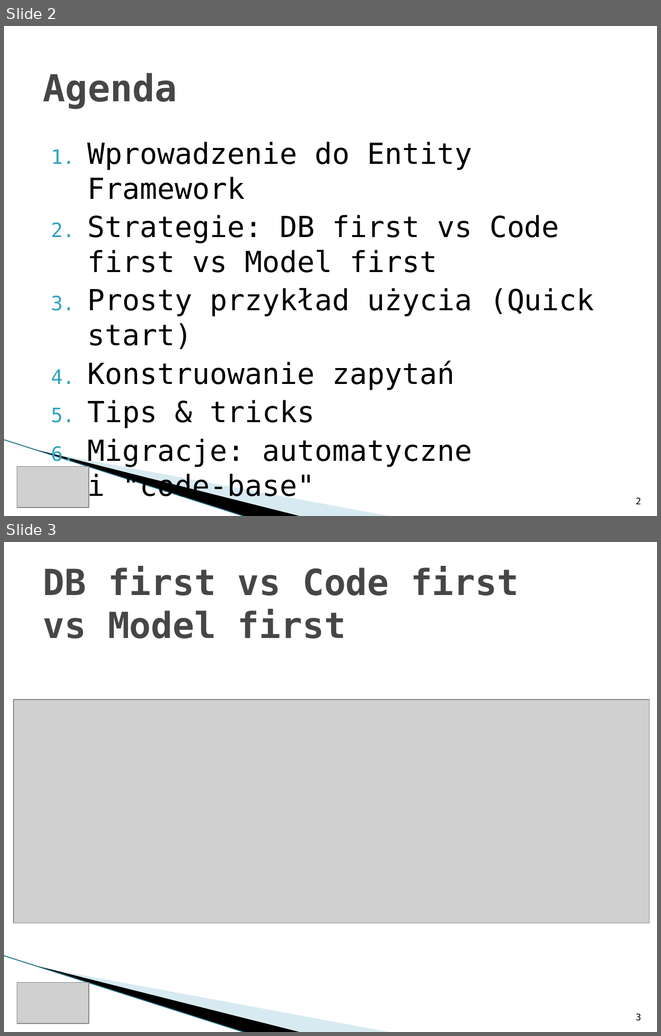
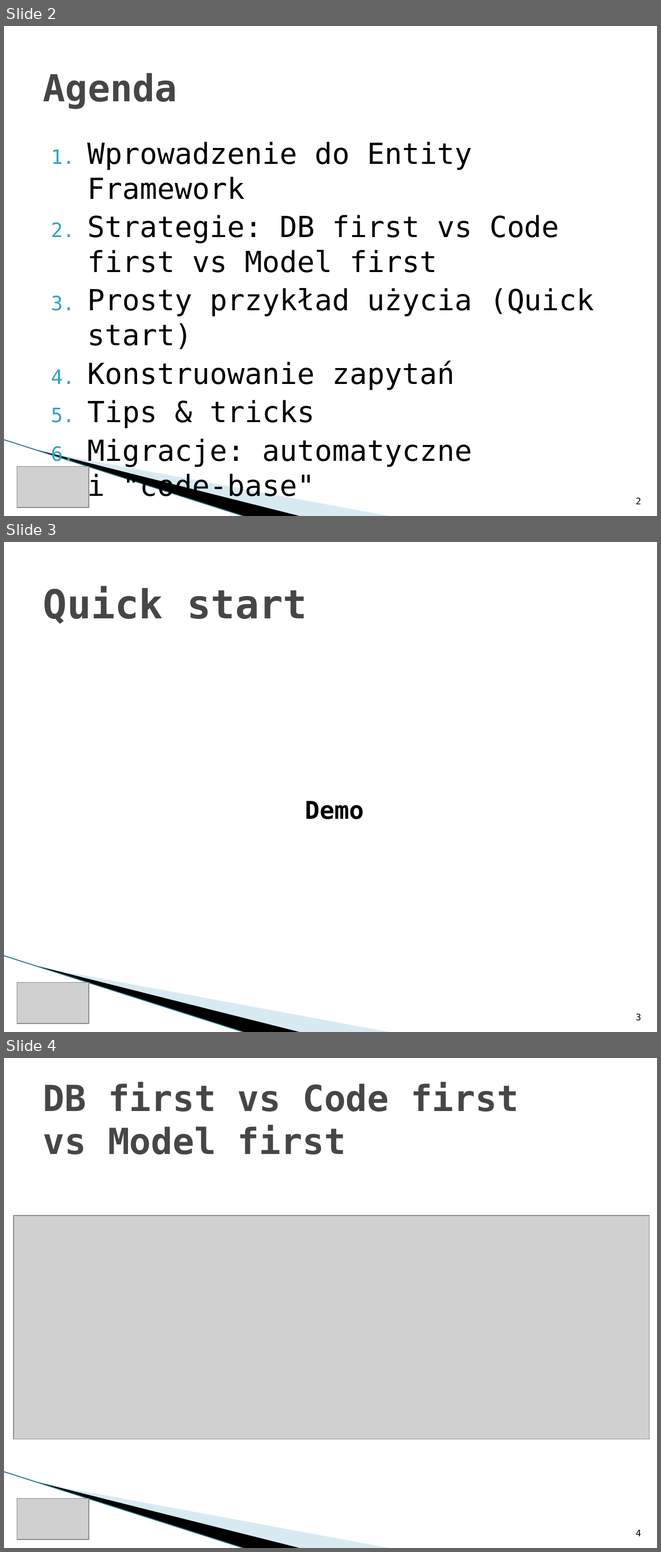
Before and after one commit to rwoszczyk/Training, a slide deck: ItKrd_EF.pptx. Shown one above the other, each under a label of ours: slides 2 and 3 before the commit, slides 2, 3 and 4 after it. The pictures are 661x1036 and 661x1552 pixels, drawn with LibreOffice and Linux fonts; fonts in the diff are those of the drawing; grey boxes stand for pictures; background and template pictures are left out. Boxes give left, top, right and bottom in pixels: in the first picture for what was removed or moved away, otherwise in the second. Text is boxed around its words. In the diff, an @@ line names an element or a change of style, - is before the commit and + after.

```diff
--- a/ItKrd_EF.pptx
+++ b/ItKrd_EF.pptx
@@ slide 3 added at bbox=[4, 542, 657, 1032], background #FFFFFF; not listed: 3 template elements that a slide beside it also shows @@
@@ title added at bbox=[43, 586, 308, 624], 44 pt, text #464646, bold @@
+Quick start
@@ text added at bbox=[305, 801, 364, 819], 27 pt, text #000000, bold @@
+Demo
@@ picture added at bbox=[17, 982, 89, 1023] @@
@@ page number added at bbox=[636, 1013, 641, 1021], 10 pt, text #000000 @@
+3
@@ what was slide 3 is now slide 4 @@
@@ page number at bbox=[636, 1529, 641, 1536]: text changed @@
-3
+4
```
Also in this commit, not shown: 10 other files.
